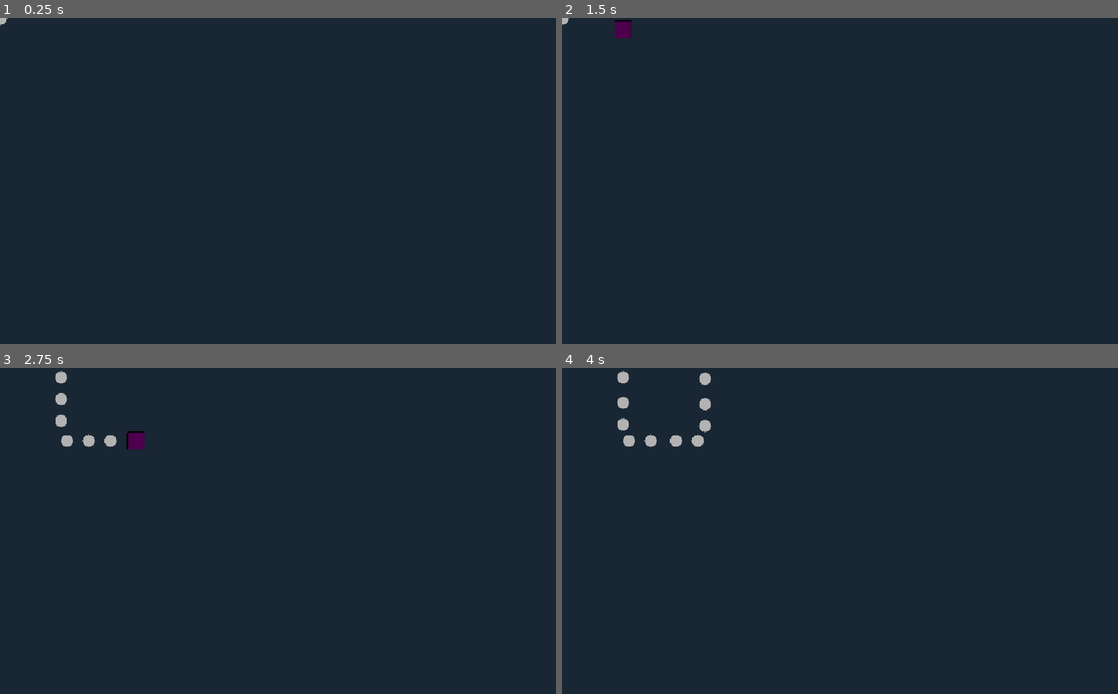
Above: before the commit, frames 1-4 (two rows, left to right).
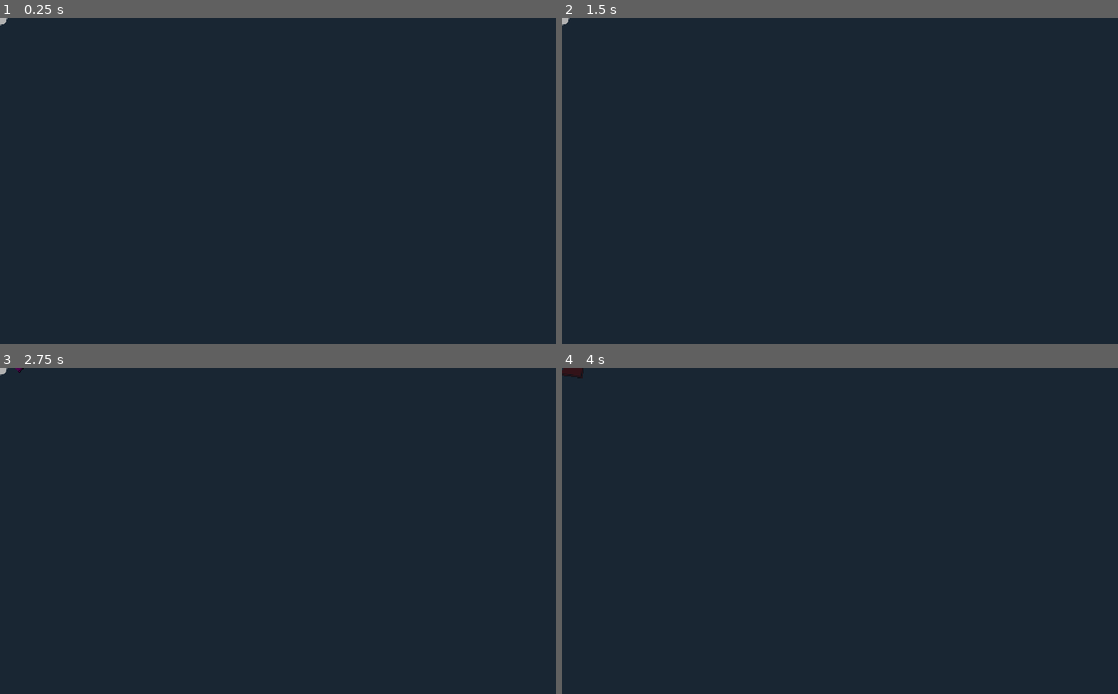
Above: after the commit, the same moments.

Repository: josephhagancreative/rotasnake
Game: Godot game, scene res://Snake.tscn
Same seed, same stepped clock (60 frames per second), same inputs: the game is played once before the commit and once after it.
Inputs:
- Up to frame 1 (0.25 s): no input
- Up to frame 2 (1.5 s): tap Enter (ui_accept) at 0.5, 0.77, 1.25 s; hold Right (ui_right) 0.53-1.28 s; hold Down (ui_down) from 1.28 s (still down)
- Up to frame 3 (2.75 s): tap Enter (ui_accept) at 1.52 s; release Down (ui_down) at 2.03 s; hold Right (ui_right) from 2.03 s (still down)
- Up to frame 4 (4 s): release Right (ui_right) at 2.78 s; hold Up (ui_up) 2.78-3.53 s; tap Enter (ui_accept) at 3.02, 3.77 s; hold Left (ui_left) from 3.53 s (still down)

The runs differ from the first frame. In frame 2, 0.2% of the frame differs, in the area x 0-13%, y 0-7%; in frame 3, 0.6%; in frame 4, 0.8%, in the area x 0-27%, y 0-25%.

Commit message:
Update controls

Diff:
--- a/snake.gd
+++ b/snake.gd
@@ -2,9 +2,9 @@
 class_name Snake
 
 # Movement constants
-const MOVE_SPEED = 200.0
-const ROTATION_SPEED = 1.5  # Radians per second (about 86 degrees/sec)
+const ROTATION_SPEED = 2.0  # Radians per second (about 115 degrees/sec)
 const ROTATION_RADIUS = 50.0  # Distance from center when rotating
+const MOVE_SPEED = ROTATION_SPEED * ROTATION_RADIUS  # Match tangential speed of rotation (100px/s)
 
 # Tail constants
 const SEGMENT_DISTANCE = 25.0  # Distance between segments
@@ -12,11 +12,17 @@
 const HISTORY_RECORD_INTERVAL = 0.02  # How often to record position (seconds)
 
 # State management
-enum State { MOVING, ROTATING }
+enum State { MOVING, ROTATING, TRANSITIONING }
 var current_state = State.ROTATING
-var movement_direction = Vector2.ZERO
+var facing_direction = Vector2.ZERO  # The direction the snake is visually facing
 var rotation_angle = 0.0
 var rotation_center = Vector2.ZERO
+
+# Rotation direction control
+var rotation_direction = 1.0  # 1.0 for clockwise, -1.0 for counter-clockwise
+var target_rotation_direction = 1.0  # The direction we're transitioning to
+var transition_timer = 0.0
+var transition_duration = 0.1  # 0.1 second to transition between directions (nearly instant)
 
 # Input buffering for most recent input priority
 var input_queue = []
@@ -46,22 +52,27 @@
 	# Initialize immunity timer
 	immunity_timer = collision_immunity_time
 
-	# Set initial movement direction for smooth rotation start
-	movement_direction = Vector2(1, 0)  # Start facing right
+	# Initialize rotation direction variables
+	rotation_direction = 1.0  # Start clockwise
+	target_rotation_direction = 1.0
+
+	# Set initial facing direction
+	facing_direction = Vector2(1, 0)  # Start facing right
 
 	# Set initial rotation center based on default direction (clockwise rotation)
-	var perpendicular = Vector2(movement_direction.y, -movement_direction.x)
+	var perpendicular = Vector2(facing_direction.y, -facing_direction.x)
 	rotation_center = global_position + perpendicular * ROTATION_RADIUS
 	rotation_angle = atan2(global_position.y - rotation_center.y, global_position.x - rotation_center.x)
 
 	# Set initial sprite rotation to face the starting direction
-	sprite.rotation = movement_direction.angle()
+	sprite.rotation = facing_direction.angle()
+
 
 	# Initialize position history with starting positions
 	for i in range(POSITION_HISTORY_SIZE):
 		position_history.append({
 			"position": global_position,
-			"rotation": movement_direction.angle()
+			"rotation": facing_direction.angle()
 		})
 
 	# Create initial tail segments
@@ -93,6 +104,8 @@
 			handle_movement(delta)
 		State.ROTATING:
 			handle_rotation(delta)
+		State.TRANSITIONING:
+			handle_transition(delta)
 
 	# Update tail positions
 	update_tail_positions()
@@ -101,8 +114,8 @@
 	check_input()
 
 func handle_movement(delta):
-	# Move in the current direction
-	velocity = movement_direction * MOVE_SPEED
+	# Move in the current facing direction (keep facing_direction UNCHANGED during movement)
+	velocity = facing_direction * MOVE_SPEED
 	move_and_slide()
 
 	# Check for wall collisions
@@ -110,13 +123,12 @@
 		die()
 		return
 
-	# Update sprite rotation to face movement direction
-	if movement_direction.length() > 0:
-		sprite.rotation = movement_direction.angle()
+	# Keep sprite rotation consistent with facing direction (don't change facing_direction)
+	sprite.rotation = facing_direction.angle()
 
 func handle_rotation(delta):
-	# Rotate around the center point
-	rotation_angle += ROTATION_SPEED * delta
+	# Rotate around the center point using current rotation direction
+	rotation_angle += ROTATION_SPEED * rotation_direction * delta
 
 	# Calculate new position on the circle
 	var offset = Vector2(
@@ -135,25 +147,76 @@
 		die()
 		return
 
-	# Make sprite face the direction of rotation
-	sprite.rotation = rotation_angle + PI/2
+	# Calculate the tangent direction (direction of movement on the circle)
+	var tangent = Vector2(-sin(rotation_angle), cos(rotation_angle)) * rotation_direction
+	var old_facing = facing_direction
+	facing_direction = tangent.normalized()
+
+
+	# Make sprite face the tangent direction
+	sprite.rotation = facing_direction.angle()
+
+func handle_transition(delta):
+	# Update transition timer
+	transition_timer += delta
+
+	# Calculate transition progress (0.0 to 1.0)
+	var progress = transition_timer / transition_duration
+
+
+	# Move forward in the current facing direction
+	velocity = facing_direction * MOVE_SPEED
+	move_and_slide()
+
+	# Check for wall collisions
+	if is_on_wall():
+		die()
+		return
+
+	# Keep sprite facing the current direction (don't change during transition)
+	sprite.rotation = facing_direction.angle()
+
+	# Check if transition is complete
+	if progress >= 1.0:
+		# Complete the transition
+		rotation_direction = target_rotation_direction
+		current_state = State.ROTATING
+
+		# Set up new rotation center from current position using current facing direction
+		var perpendicular_to_facing = Vector2(-facing_direction.y, facing_direction.x) * rotation_direction
+		rotation_center = global_position + perpendicular_to_facing * ROTATION_RADIUS
+		rotation_angle = atan2(global_position.y - rotation_center.y, global_position.x - rotation_center.x)
 
 func _input(event):
-	# Track individual key presses for input priority
-	if event.is_action_pressed("ui_up"):
+	# Left key: set rotation to counter-clockwise
+	if event.is_action_pressed("ui_left"):
+		if target_rotation_direction != -1.0:  # Only transition if direction changed
+			# Only start transition if we're in ROTATING state
+			if current_state == State.ROTATING:
+				start_rotation_transition(-1.0)
+			else:
+				# If we're moving, just set the target direction for later
+				target_rotation_direction = -1.0
+		add_to_input_queue("ui_left")
+
+	# Right key: set rotation to clockwise
+	elif event.is_action_pressed("ui_right"):
+		if target_rotation_direction != 1.0:  # Only transition if direction changed
+			# Only start transition if we're in ROTATING state
+			if current_state == State.ROTATING:
+				start_rotation_transition(1.0)
+			else:
+				# If we're moving, just set the target direction for later
+				target_rotation_direction = 1.0
+		add_to_input_queue("ui_right")
+
+	# Forward key (up): move forward in current facing direction
+	elif event.is_action_pressed("ui_up"):
 		add_to_input_queue("ui_up")
-	elif event.is_action_pressed("ui_down"):
-		add_to_input_queue("ui_down")
-	elif event.is_action_pressed("ui_left"):
-		add_to_input_queue("ui_left")
-	elif event.is_action_pressed("ui_right"):
-		add_to_input_queue("ui_right")
 
 	# Remove released keys from queue
 	if event.is_action_released("ui_up"):
 		remove_from_input_queue("ui_up")
-	elif event.is_action_released("ui_down"):
-		remove_from_input_queue("ui_down")
 	elif event.is_action_released("ui_left"):
 		remove_from_input_queue("ui_left")
 	elif event.is_action_released("ui_right"):
@@ -171,49 +234,76 @@
 func remove_from_input_queue(action: String):
 	input_queue.erase(action)
 
-func get_priority_input_vector() -> Vector2:
-	# Return direction of most recent input that's still held
+func start_rotation_transition(new_direction: float):
+	# Start a smooth transition to a new rotation direction
+	# Only transition if we're actually changing direction
+	if new_direction == rotation_direction:
+		return
+
+	target_rotation_direction = new_direction
+	transition_timer = 0.0
+	current_state = State.TRANSITIONING
+
+func recalculate_rotation_center():
+	# When changing rotation direction, calculate new rotation center from current position
+	# The current facing direction becomes the tangent to the new circle
+	var current_facing = facing_direction.normalized()
+
+	# Calculate perpendicular direction for the new rotation center
+	# For clockwise rotation (positive), center is to the right of facing direction
+	# For counter-clockwise rotation (negative), center is to the left of facing direction
+	var perpendicular = Vector2(-current_facing.y, current_facing.x) * rotation_direction
+
+	# Set new rotation center
+	rotation_center = global_position + perpendicular * ROTATION_RADIUS
+
+	# Update rotation angle to match current position on new circle
+	rotation_angle = atan2(global_position.y - rotation_center.y, global_position.x - rotation_center.x)
+
+func get_priority_input_action() -> String:
+	# Return most recent input that's still held
 	for action in input_queue:
 		if Input.is_action_pressed(action):
-			match action:
-				"ui_up":
-					return Vector2(0, -1)
-				"ui_down":
-					return Vector2(0, 1)
-				"ui_left":
-					return Vector2(-1, 0)
-				"ui_right":
-					return Vector2(1, 0)
-	return Vector2.ZERO
+			return action
+	return ""
 
 func check_input():
-	# Use priority-based input instead of axis input
-	var input_vector = get_priority_input_vector()
-
-	# If there's input and we're rotating, switch to moving
-	if input_vector.length() > 0 and current_state == State.ROTATING:
-		current_state = State.MOVING
-		movement_direction = input_vector
-
-		# Smooth transition: maintain current rotation angle for sprite consistency
-		# The sprite rotation will be updated in handle_movement()
-		rotation_angle = movement_direction.angle()
-
-	# If no input and we're moving, switch to rotating
-	elif input_vector.length() == 0 and current_state == State.MOVING:
-		current_state = State.ROTATING
-
-		# Start rotation from the movement direction angle
-		# Up = -PI/2, Right = 0, Down = PI/2, Left = PI
-		rotation_angle = movement_direction.angle()
-
-		# Calculate rotation center so that current position is on the circle at the movement angle
-		rotation_center = global_position - Vector2(cos(rotation_angle), sin(rotation_angle)) * ROTATION_RADIUS
-
-	# Update movement direction while moving (for direction changes)
-	elif input_vector.length() > 0 and current_state == State.MOVING:
-		if movement_direction != input_vector:
-			movement_direction = input_vector
+	# Get the current priority input
+	var current_input = get_priority_input_action()
+
+	# Forward key (up): switch to moving state
+	if current_input == "ui_up":
+		if current_state == State.ROTATING:
+			# Switch to moving in the direction we're currently facing
+			current_state = State.MOVING
+		elif current_state == State.TRANSITIONING:
+			# Switch to moving state to pause transition
+			current_state = State.MOVING
+
+	# Left/Right keys: handle rotation direction changes
+	elif current_input == "ui_left" or current_input == "ui_right":
+		# Don't switch to rotating if we're moving forward - just set the rotation direction
+		# This allows changing rotation direction while moving without affecting current movement
+		pass  # Rotation direction is already handled in _input()
+
+	# No input: switch to rotating state from moving
+	elif current_input == "":
+		if current_state == State.MOVING:
+			# Switch to rotating state, use target rotation direction if it was changed while moving
+			rotation_direction = target_rotation_direction
+			current_state = State.ROTATING
+
+			# COMPLETELY FRESH rotation setup - ignore any previous rotation_angle
+			# The facing direction should remain exactly as it was during movement
+			# Calculate where the rotation center should be so that we continue smoothly
+			var perpendicular = Vector2(-facing_direction.y, facing_direction.x) * rotation_direction
+			rotation_center = global_position + perpendicular * ROTATION_RADIUS
+
+			# Calculate the angle for this position on the new circle
+			rotation_angle = atan2(global_position.y - rotation_center.y, global_position.x - rotation_center.x)
+
+
+		# If rotating or transitioning, continue in current state
 
 func get_current_state():
 	return current_state
@@ -267,7 +357,7 @@
 		# Add new position to front
 		position_history.push_front({
 			"position": global_position,
-			"rotation": sprite.rotation
+			"rotation": facing_direction.angle()
 		})
 
 		# Remove old positions if we exceed the limit
